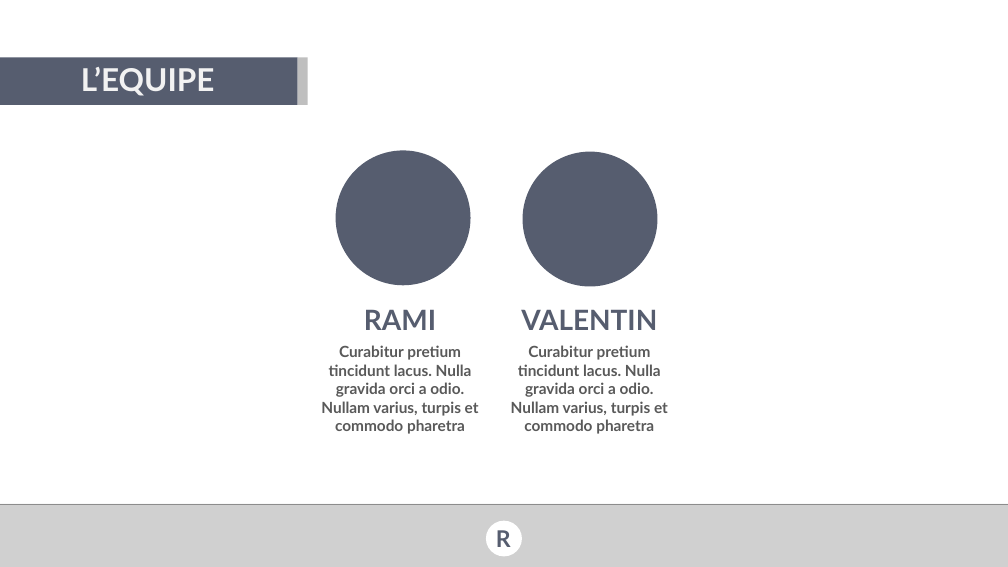
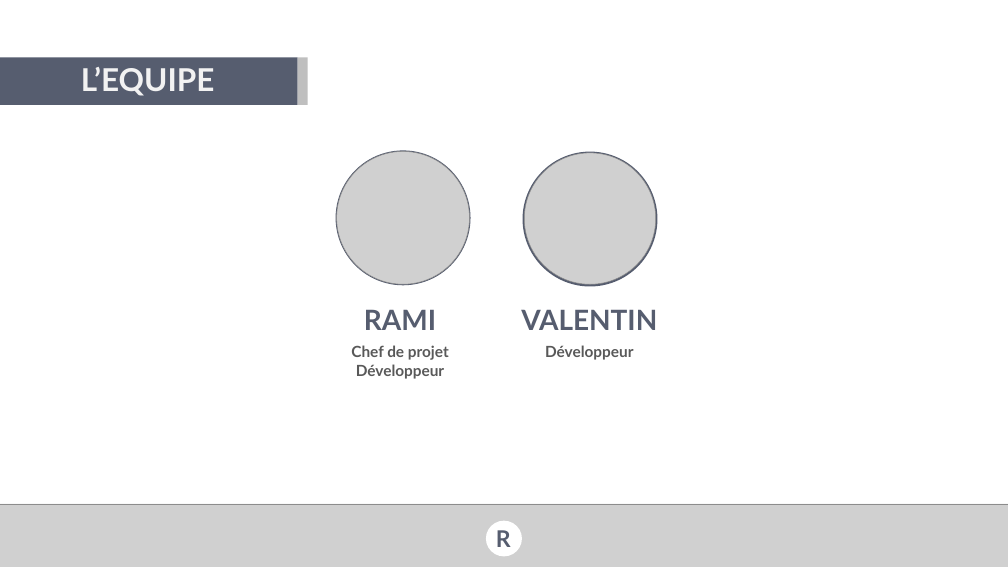
Before and after one commit to val92130/RSmart, a slide deck: slide 3 of Docs/Forum PI/RSmart presentation forum PI.pptx. Drawn at 1008x567 pixels with LibreOffice and Linux fonts; fonts in the diff are those of the drawing; grey boxes stand for pictures; background and template pictures are left out. Boxes give left, top, right and bottom in pixels: in the first picture for what was removed or moved away, otherwise in the second. Text is boxed around its words. In the diff, an @@ line names an element or a change of style, - is before the commit and + after.

Commit message:
PPT update

```diff
--- a/Docs/Forum PI/RSmart presentation forum PI.pptx
+++ b/Docs/Forum PI/RSmart presentation forum PI.pptx
@@ picture added at [337, 152, 470, 285] @@
@@ picture added at [524, 153, 656, 284] @@
@@ text at [351, 345, 449, 379]: text changed @@
-Curabitur pretium tincidunt lacus. Nulla gravida orci a odio. Nullam varius, turpis et commodo pharetra
+Chef de projet
+Développeur
@@ text at [545, 345, 633, 360]: text changed @@
-Curabitur pretium tincidunt lacus. Nulla gravida orci a odio. Nullam varius, turpis et commodo pharetra
+Développeur
```
Also in this commit, not shown: 5 other slides changed, 3 slides added, 3 slides removed.
